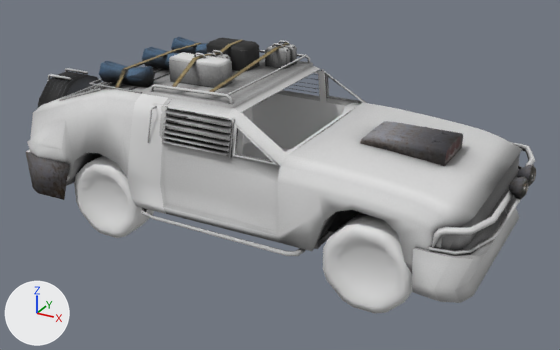
Before and after pictures for a commit that changed the FBX model Assets/Art/Models/Racing/MustandPostApocolyptic.fbx.
The view is the same before and after, from a camera (50 mm lens) standing at (2.12, -3.91, 2.01) and looking at (-0.02, -0.01, 0.06). Every picture has the same lights, and +X, +Y and +Z are marked at lower left. Where no turn or scale is listed for an object, it has been applied to the vertices. Vertices at the same position are counted once.

Names of what the first picture shows: 'Plane', 'Rear', 'Wheel.001', 'Wheel.002'.
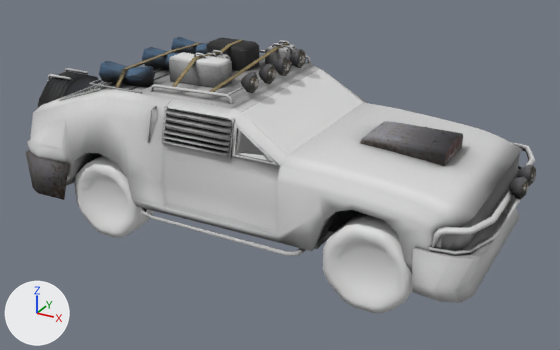
The change, as a list of edits to the scene's bpy script:
```text
Change me_cube:
    used by ob_rear; location = (0.0, 0.0, 0.0)
    remove me_cube.from_pydata(...)  # 2064 vertices, 1808 faces; spans x -1.83..1.48, y -0.67..0.67, z -0.13..0.83
    add me_cube.from_pydata(...)  # 2192 vertices, 1936 faces; spans x -1.83..1.48, y -0.67..0.67, z -0.13..0.83
    me_cube part 1: the loose piece of 32 vertices spanning x 1.39..1.48, y 0.04..0.14, z 0.27..0.39 is copied, and the copy is moved by (-1.5, 0.0, 0.4); it spans x -0.11..-0.02, y 0.04..0.14, z 0.67..0.79
    me_cube part 2: the loose piece of 32 vertices spanning x 1.39..1.48, y -0.14..-0.04, z 0.27..0.39 is copied, and the copy is moved by (-1.5, 0.0, 0.4); it spans x -0.11..-0.02, y -0.14..-0.04, z 0.67..0.79
    me_cube part 3: the loose piece of 32 vertices spanning x 1.39..1.48, y 0.04..0.14, z 0.27..0.39 is copied, and the copy is moved by (-1.5, 0.2, 0.4); it spans x -0.11..-0.02, y 0.24..0.34, z 0.67..0.79
    me_cube part 4: the loose piece of 32 vertices spanning x 1.39..1.48, y -0.14..-0.04, z 0.27..0.39 is copied, and the copy is moved by (-1.5, -0.2, 0.4); it spans x -0.11..-0.02, y -0.34..-0.24, z 0.67..0.79
    me_cube part 5: 20 kept faces spanning x -1.57..-0.44, y -0.64..0.64, z -0.04..0.63 get new texture (UV) coordinates
Change me_plane_001:
    used by ob_plane; location = (0.0, 0.0, 0.0)
    remove me_plane_001.from_pydata(...)  # 62 vertices, 47 faces; spans x -1.35..0.48, y -0.55..0.55, z 0.0..0.61
    add me_plane_001.from_pydata(...)  # 131 vertices, 111 faces; spans x -1.34..0.48, y -0.59..0.59, z 0.0..0.62
    me_plane_001 part 6
    4 vertices are removed from x -1.35..-0.55, y -0.55..0.55, z 0.39..0.6
    5 faces are deleted
    3 vertices in x -0.55..0.03, y -0.55..0.5, z 0.58..0.59 move by (0.0, 0.02, 0.0)
    3 vertices in x -0.55..0.03, y -0.5..0.55, z 0.58..0.59 move by (0.0, -0.02, 0.0)
    22 vertices move from x -1.35..0.41, y -0.55..0.55, z 0.39..0.61 to x -1.34..0.37, y -0.59..0.59, z 0.39..0.62
    43 vertices are added at x -1.34..0.48, y -0.57..0.58, z 0.0..0.61
    43 new faces join them
    me_plane_001 part 7: the surface is now shaded smooth
Add me_mesh:
    me_mesh.from_pydata([(0.3, 0.504, 0.438), (0.002, 0.49, 0.622), (0.297, 0.504, 0.438), (0.0, 0.49, 0.622), (0.3, -0.504, 0.438), (0.002, -0.49, 0.622), (0.309, 0.0, 0.438), (0.004, 0.0, 0.624), (0.297, -0.504, 0.438), (0.0, -0.49, 0.622), (0.306, 0.0, 0.438), (0.002, 0.0, 0.624)], [], [(0, 1, 7, 6), (2, 10, 11, 3), (4, 6, 7, 5), (8, 9, 11, 10)])
Add ob_windsheild:
    ob_windsheild = bpy.data.objects.new('windSheild', me_mesh)
    ob_windsheild.location = (0.0, 0.0, 0.0)
```

Where the change shows, as pixel boxes [x1, y1, x2, y2] in the pictures (560 x 350 px):
'windSheild', added: after [242, 69, 363, 154]
'Plane', reshaped: before [153, 70, 361, 161]; after [94, 86, 271, 161]
part 1 of me_cube, added: after [274, 56, 291, 76]
part 2 of me_cube, added: after [259, 64, 276, 84]
part 3 of me_cube, added: after [290, 49, 306, 68]
part 4 of me_cube, added: after [241, 72, 259, 93]
part 5 of me_cube, surface changed: [26, 94, 170, 214] in both
part 6 of me_plane_001, built on: before [153, 70, 361, 161]; after [167, 114, 271, 161]
